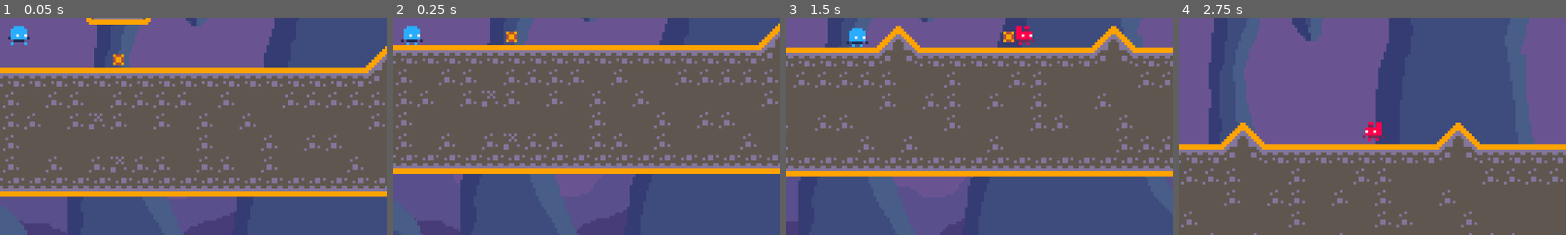
Above: before the commit, frames 1-4 (left to right).
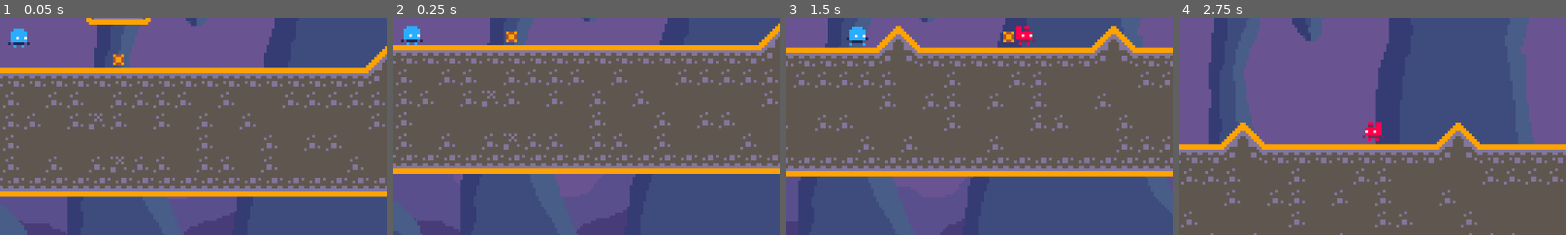
Above: after the commit, the same moments.

Repository: Miles-Miles2/GMTK2024
Game: Godot game, scene res://Tileset/root.tscn
The game is run twice, just before and just after one commit, with the same random seed, the same clock (stepped at 60 frames per second) and the same inputs.
Inputs:
- Up to frame 1 (0.05 s): no input
- Up to frame 2 (0.25 s): no input
- Up to frame 3 (1.5 s): hold D (move_right) from 0.53 s (still down); tap W (jump) at 0.6, 0.77, 1.07 s; tap L (slow_plat) at 1.35 s
- Up to frame 4 (2.75 s): tap W (jump) at 1.52, 1.55, 1.82, 2.3 s; release D (move_right) at 2.03 s; hold A (move_left) from 2.03 s (still down); tap O (speed_plat) at 2.1 s
The pictures show only the part of the screen within x 48-97%, y 46-96%; the shares and areas given below are measured in that part.

The runs differ from the first frame. In frame 1, 0.3% of the frame differs, in the area x 2-8%, y 3-14%; in frame 2, nothing differs; in frame 3, 0.2%; in frame 4, nothing differs.

Commit message:
Added running animation

Diff:
--- a/Scripts/player copy.gd
+++ b/Scripts/player copy.gd
@@ -38,13 +38,12 @@
 
 
 	if is_on_floor():
-		animated_sprite.play("idle")
 		if direction == 0:
 			pass
 			animated_sprite.play("idle")
 		else:
 			pass
-			#animated_sprite.play("run") (No Running animation in the tileset)
+			animated_sprite.play("run")
 	else:
 		animated_sprite.play("jump")
 
--- a/player.tscn
+++ b/player.tscn
@@ -19,6 +19,14 @@
 [sub_resource type="AtlasTexture" id="AtlasTexture_trmsk"]
 atlas = ExtResource("2_lybht")
 region = Rect2(24, 56, 8, 8)
+
+[sub_resource type="AtlasTexture" id="AtlasTexture_nt036"]
+atlas = ExtResource("2_lybht")
+region = Rect2(8, 56, 8, 8)
+
+[sub_resource type="AtlasTexture" id="AtlasTexture_atrpc"]
+atlas = ExtResource("2_lybht")
+region = Rect2(16, 56, 8, 7)
 
 [sub_resource type="SpriteFrames" id="SpriteFrames_ye5og"]
 animations = [{
@@ -42,6 +50,17 @@
 }],
 "loop": true,
 "name": &"jump",
+"speed": 5.0
+}, {
+"frames": [{
+"duration": 1.0,
+"texture": SubResource("AtlasTexture_nt036")
+}, {
+"duration": 1.0,
+"texture": SubResource("AtlasTexture_atrpc")
+}],
+"loop": true,
+"name": &"run",
 "speed": 5.0
 }]
 
@@ -93,8 +112,7 @@
 [node name="AnimatedSprite2D" type="AnimatedSprite2D" parent="."]
 position = Vector2(0, -5)
 sprite_frames = SubResource("SpriteFrames_ye5og")
-animation = &"jump"
-frame = 1
+animation = &"run"
 
 [node name="CollisionShape2D" type="CollisionShape2D" parent="."]
 position = Vector2(0, -5.5)
Not shown: 1 places in player.tscn that only renumber resources
